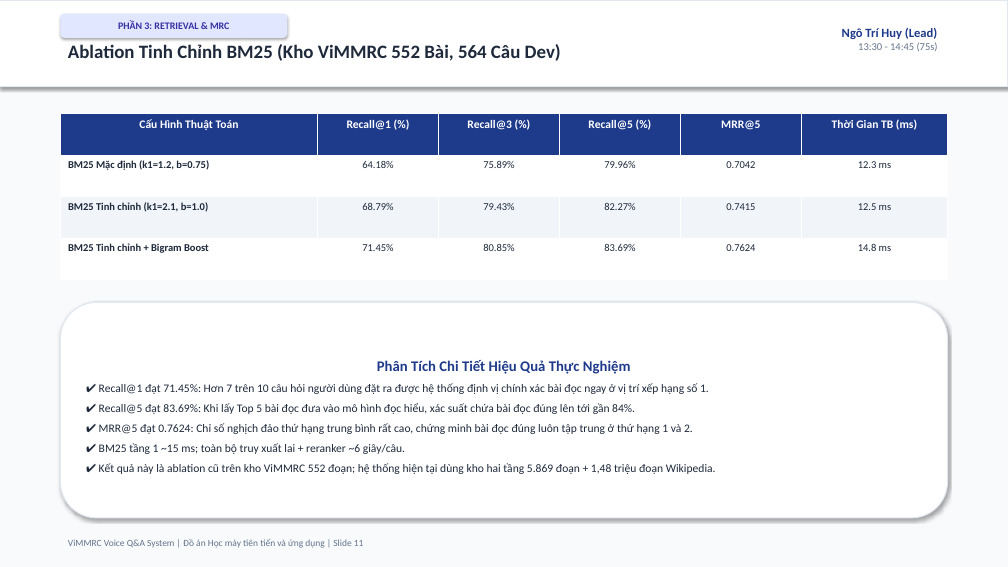
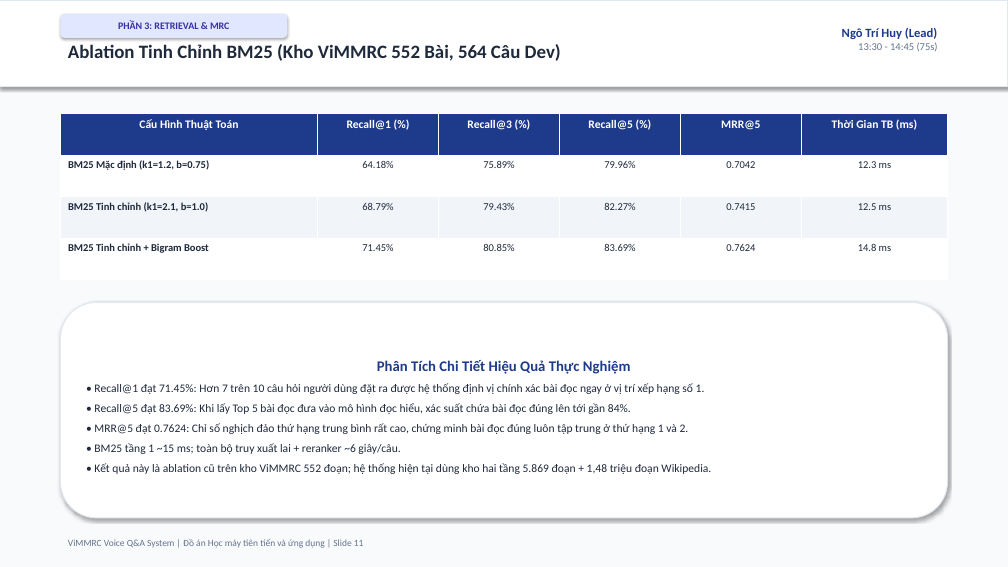
Before and after one commit to ngohuy04022000/vimmrc-qa-voice, a slide deck: slide 11 of docs/ViMMRC_Presentation_30min.pptx. Drawn at 1008x567 pixels with LibreOffice and Linux fonts; fonts in the diff are those of the drawing. Boxes give left, top, right and bottom in pixels: in the first picture for what was removed or moved away, otherwise in the second. Text is boxed around its words. In the diff, an @@ line names an element or a change of style, - is before the commit and + after.

```diff
--- a/docs/ViMMRC_Presentation_30min.pptx
+++ b/docs/ViMMRC_Presentation_30min.pptx
@@ text in rounded rectangle at (x1=94, y1=383, x2=711, y2=474): text changed @@
-✔ Recall@1 đạt 71.45%: Hơn 7 trên 10 câu hỏi người dùng đặt ra được hệ thống định vị chính xác bài đọc ngay ở vị trí xếp hạng số 1.
-✔ Recall@5 đạt 83.69%: Khi lấy Top 5 bài đọc đưa vào mô hình đọc hiểu, xác suất chứa bài đọc đúng lên tới gần 84%.
-✔ MRR@5 đạt 0.7624: Chỉ số nghịch đảo thứ hạng trung bình rất cao, chứng minh bài đọc đúng luôn tập trung ở thứ hạng 1 và 2.
-✔ BM25 tầng 1 ~15 ms; toàn bộ truy xuất lai + reranker ~6 giây/câu.
-✔ Kết quả này là ablation cũ trên kho ViMMRC 552 đoạn; hệ thống hiện tại dùng kho hai tầng 5.869 đoạn + 1,48 triệu đoạn Wikipedia.
+• Recall@1 đạt 71.45%: Hơn 7 trên 10 câu hỏi người dùng đặt ra được hệ thống định vị chính xác bài đọc ngay ở vị trí xếp hạng số 1.
+• Recall@5 đạt 83.69%: Khi lấy Top 5 bài đọc đưa vào mô hình đọc hiểu, xác suất chứa bài đọc đúng lên tới gần 84%.
+• MRR@5 đạt 0.7624: Chỉ số nghịch đảo thứ hạng trung bình rất cao, chứng minh bài đọc đúng luôn tập trung ở thứ hạng 1 và 2.
+• BM25 tầng 1 ~15 ms; toàn bộ truy xuất lai + reranker ~6 giây/câu.
+• Kết quả này là ablation cũ trên kho ViMMRC 552 đoạn; hệ thống hiện tại dùng kho hai tầng 5.869 đoạn + 1,48 triệu đoạn Wikipedia.
```
Also in this commit, not shown: 19 other slides changed, 24 other files.
